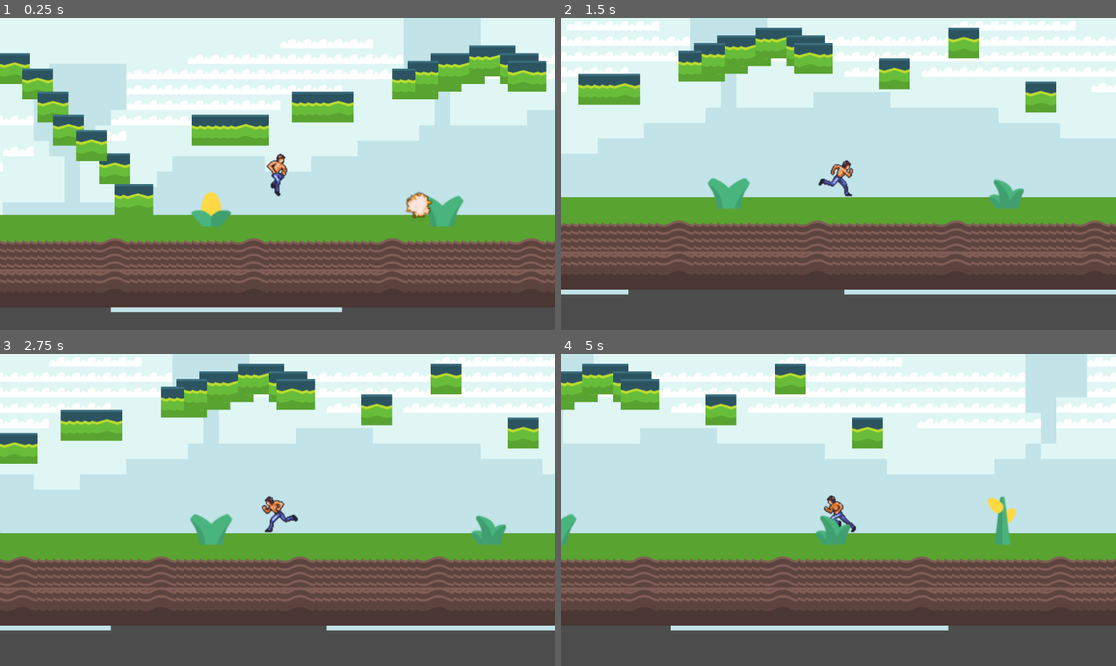
Above: before the commit, frames 1-4 (two rows, left to right).
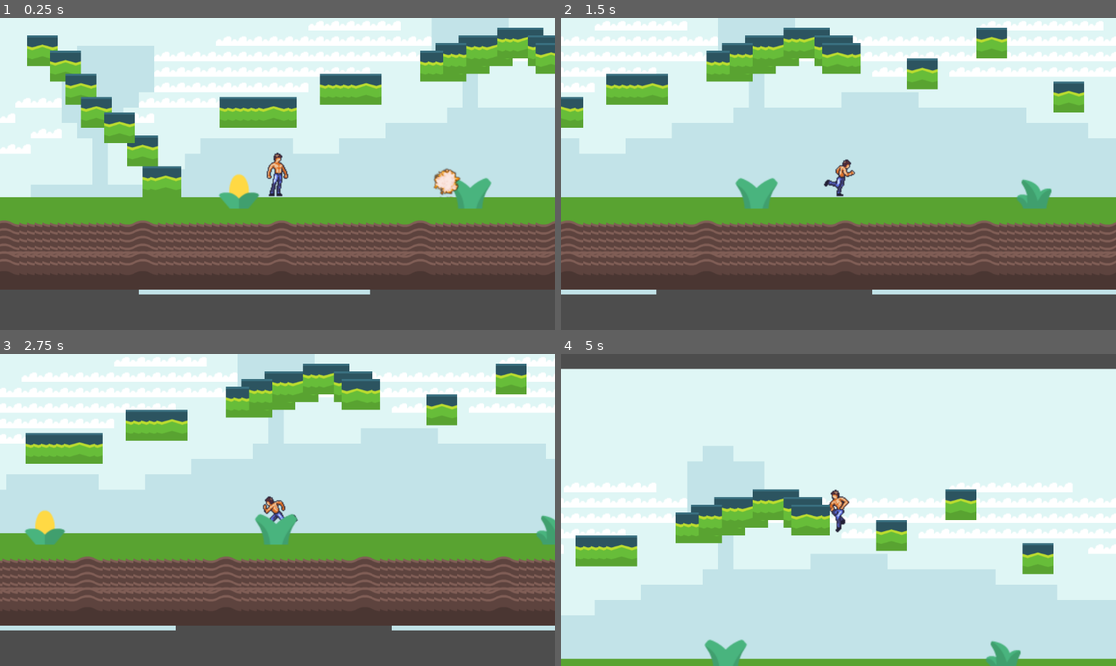
Above: after the commit, the same moments.

Repository: Allan-Mance/2D-Platformer
Game: Godot game, scene res://game.tscn
The game is run twice, just before and just after one commit, with the same random seed, the same clock (stepped at 60 frames per second) and the same inputs.
Inputs:
- Up to frame 1 (0.25 s): no input
- Up to frame 2 (1.5 s): hold D (Right) from 0.53 s (still down); tap W (Jump, bound only after the commit) at 0.77 s
- Up to frame 3 (2.75 s): tap W (Jump, bound only after the commit) at 1.52 s; release D (Right) at 2.03 s; hold A (Left) from 2.03 s (still down)
- Up to frame 4 (5 s): release A (Left) at 2.78 s; hold D (Right) 2.78-4.28 s; tap W (Jump, bound only after the commit) at 3.02, 3.77, 4.52 s; hold A (Left) from 4.28 s (still down)

The runs differ from the first frame. In frame 1, 50% of the frame differs, in the area x 0-100%, y 0-95%; in frame 2, 17%; in frame 3, 24%; in frame 4, 80%, in the area x 0-100%, y 0-100%.

Commit message:
Small Changes

Diff:
--- a/Enemy/wolf.tscn
+++ b/Enemy/wolf.tscn
@@ -175,6 +175,7 @@
 }]
 
 [sub_resource type="RectangleShape2D" id="RectangleShape2D_5vcr0"]
+size = Vector2(45, 31)
 
 [node name="Wolf" type="CharacterBody2D"]
 script = ExtResource("1_laee6")
@@ -185,6 +186,7 @@
 autoplay = "Moving"
 
 [node name="CollisionShape2D" type="CollisionShape2D" parent="."]
+position = Vector2(1.5, 0.5)
 shape = SubResource("RectangleShape2D_5vcr0")
 
 [node name="StateMachine" type="Node" parent="."]
--- a/Player/Player.gd
+++ b/Player/Player.gd
@@ -23,6 +23,10 @@
 		$Sprite.play("Jump")
 		velocity.y = JUMP_VELOCITY
 
+	if Input.is_action_just_pressed("Attack") and is_on_floor():
+		$Sprite.play("Attack")
+
+
 	# Get the input direction and handle the movement/deceleration.
 	# As good practice, you should replace UI actions with custom gameplay actions.
 	var direction = Input.get_axis("Left", "Right")
--- a/game.tscn
+++ b/game.tscn
@@ -65,6 +65,22 @@
 [sub_resource type="RectangleShape2D" id="RectangleShape2D_3qsev"]
 size = Vector2(1152, 50)
 
+[sub_resource type="AtlasTexture" id="AtlasTexture_w04rx"]
+atlas = ExtResource("3_x2sum")
+region = Rect2(92, 0, 46, 50)
+
+[sub_resource type="AtlasTexture" id="AtlasTexture_rk3lw"]
+atlas = ExtResource("3_x2sum")
+region = Rect2(138, 0, 46, 50)
+
+[sub_resource type="AtlasTexture" id="AtlasTexture_rusv8"]
+atlas = ExtResource("3_x2sum")
+region = Rect2(184, 0, 46, 50)
+
+[sub_resource type="AtlasTexture" id="AtlasTexture_73sjx"]
+atlas = ExtResource("3_x2sum")
+region = Rect2(230, 0, 46, 50)
+
 [sub_resource type="AtlasTexture" id="AtlasTexture_i5nu5"]
 atlas = ExtResource("3_x2sum")
 region = Rect2(322, 0, 46, 50)
@@ -115,6 +131,23 @@
 
 [sub_resource type="SpriteFrames" id="SpriteFrames_gy0wt"]
 animations = [{
+"frames": [{
+"duration": 1.0,
+"texture": SubResource("AtlasTexture_w04rx")
+}, {
+"duration": 1.0,
+"texture": SubResource("AtlasTexture_rk3lw")
+}, {
+"duration": 1.0,
+"texture": SubResource("AtlasTexture_rusv8")
+}, {
+"duration": 1.0,
+"texture": SubResource("AtlasTexture_73sjx")
+}],
+"loop": false,
+"name": &"Attack",
+"speed": 5.0
+}, {
 "frames": [{
 "duration": 1.0,
 "texture": SubResource("AtlasTexture_i5nu5")
@@ -1169,12 +1202,15 @@
 shape = SubResource("RectangleShape2D_3qsev")
 
 [node name="Player" type="CharacterBody2D" parent="."]
+position = Vector2(0, 50)
 script = ExtResource("1_3qmfc")
 
 [node name="Sprite" type="AnimatedSprite2D" parent="Player"]
 sprite_frames = SubResource("SpriteFrames_gy0wt")
-animation = &"Idle"
+animation = &"Attack"
 autoplay = "Jump"
+frame = 3
+frame_progress = 1.0
 
 [node name="CollisionShape2D" type="CollisionShape2D" parent="Player"]
 position = Vector2(-2, 1)
--- a/project.godot
+++ b/project.godot
@@ -33,6 +33,11 @@
 }
 Jump={
 "deadzone": 0.5,
+"events": [Object(InputEventKey,"resource_local_to_scene":false,"resource_name":"","device":-1,"window_id":0,"alt_pressed":false,"shift_pressed":false,"ctrl_pressed":false,"meta_pressed":false,"pressed":false,"keycode":0,"physical_keycode":87,"key_label":0,"unicode":119,"echo":false,"script":null)
+]
+}
+Attack={
+"deadzone": 0.5,
 "events": [Object(InputEventKey,"resource_local_to_scene":false,"resource_name":"","device":-1,"window_id":0,"alt_pressed":false,"shift_pressed":false,"ctrl_pressed":false,"meta_pressed":false,"pressed":false,"keycode":0,"physical_keycode":32,"key_label":0,"unicode":32,"echo":false,"script":null)
 ]
 }
Not shown: 1 places in game.tscn that only renumber resources
